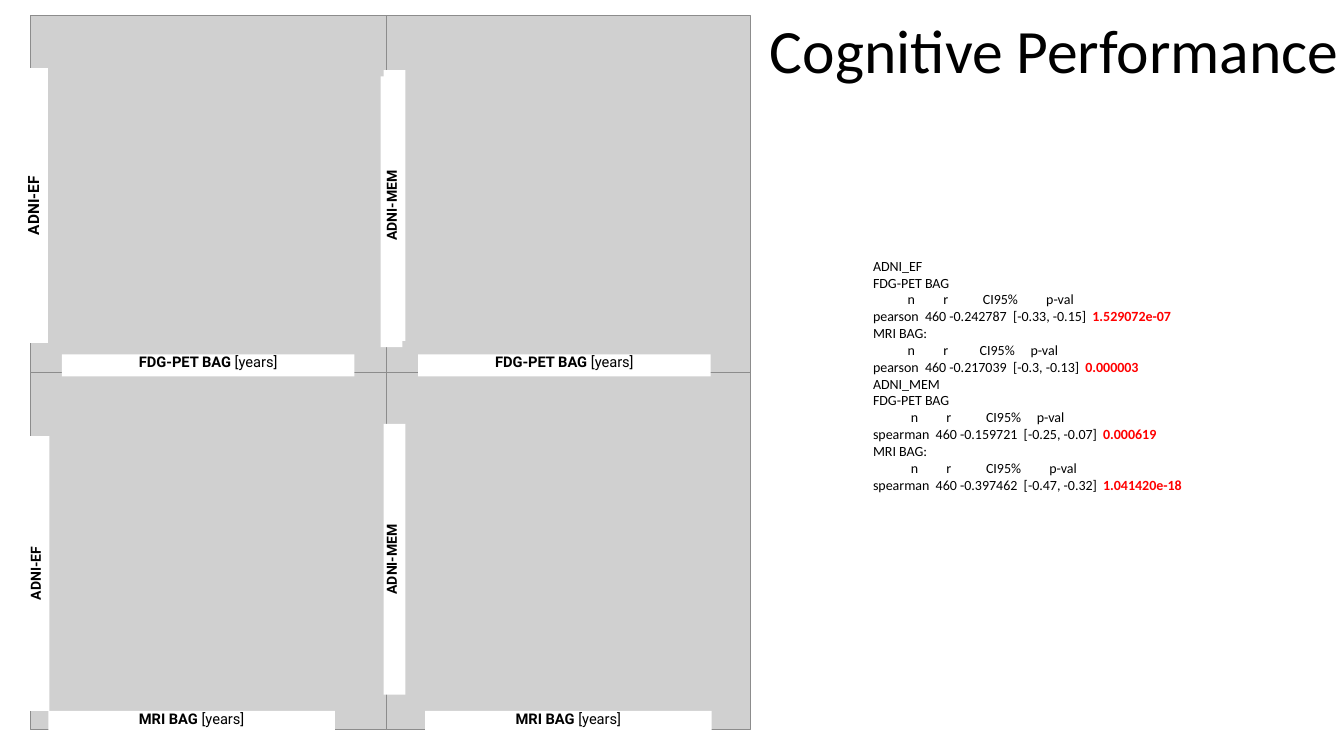
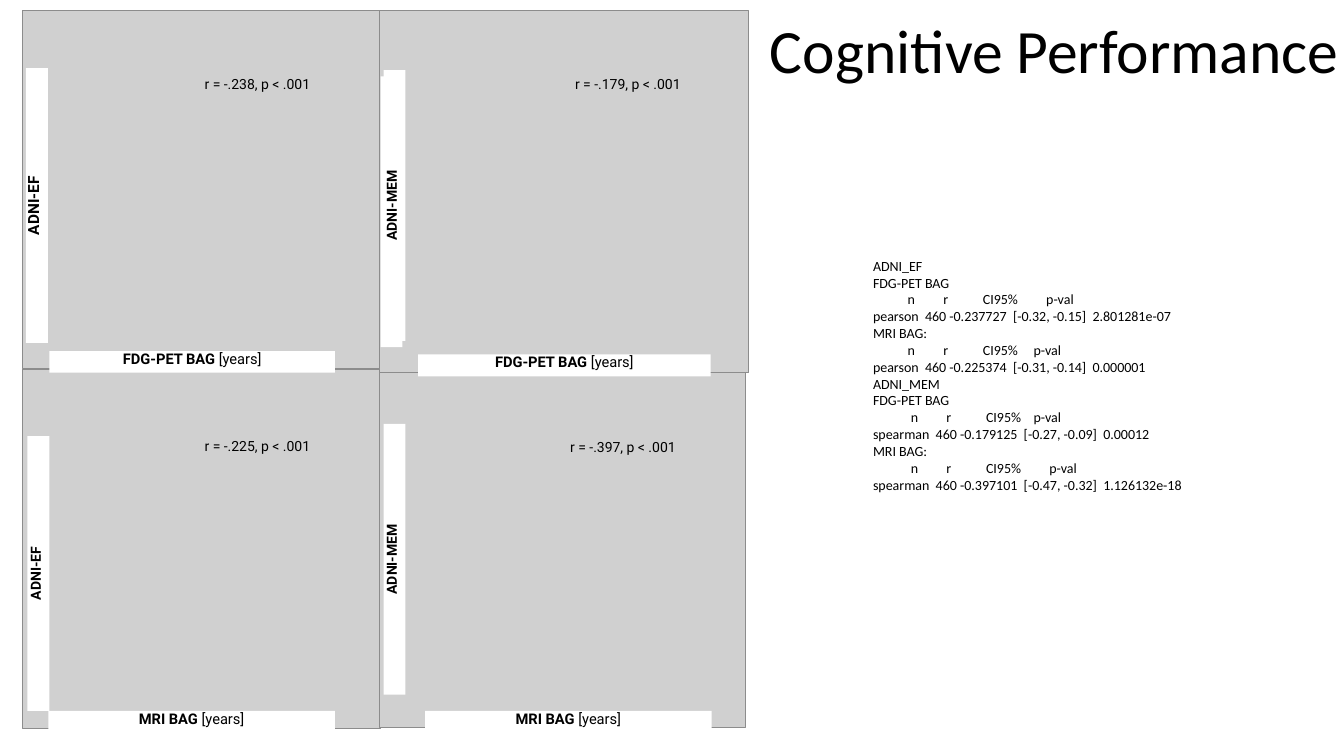
Before and after one commit to elenadoe/Brain_Age_PET_MRI, a slide deck: slide 19 of results/Results PET MR Age.pptx (slide 15 before the commit). Drawn at 1344x756 pixels with LibreOffice and Linux fonts; fonts in the diff are those of the drawing; grey boxes stand for pictures. Boxes give left, top, right and bottom in pixels: in the first picture for what was removed or moved away, otherwise in the second. Text is boxed around its words. In the diff, an @@ line names an element or a change of style, - is before the commit and + after.

Commit message:
make figures

```diff
--- a/results/Results PET MR Age.pptx
+++ b/results/Results PET MR Age.pptx
@@ picture: place and size @@
-picture at box(30, 16, 386, 373)
+picture at box(22, 11, 379, 369)
@@ picture: place and size @@
-picture at box(386, 16, 750, 373)
+picture at box(380, 11, 749, 373)
@@ text added at box(205, 79, 310, 92), 10 pt, text #000000 @@
+r = -.238, p < .001
@@ text added at box(575, 79, 680, 92), 10 pt, text #000000 @@
+r = -.179, p < .001
@@ text at box(873, 311, 1171, 324): text changed @@
-pearson 460 -0.242787 [-0.33, -0.15] 1.529072e-07
+pearson 460 -0.237727 [-0.32, -0.15] 2.801281e-07
@@ rectangle "FDG-PET BAG [years]": place and size @@
-rectangle "FDG-PET BAG [years]" at box(63, 355, 355, 377)
+rectangle "FDG-PET BAG [years]" at box(49, 351, 335, 372)
@@ picture: place and size @@
-picture at box(30, 373, 386, 730)
+picture at box(22, 369, 380, 728)
@@ picture: place and size @@
-picture at box(386, 373, 750, 730)
+picture at box(380, 370, 746, 728)
@@ text at box(873, 362, 1146, 375): text changed @@
-pearson 460 -0.217039 [-0.3, -0.13] 0.000003
+pearson 460 -0.225374 [-0.31, -0.14] 0.000001
@@ text added at box(205, 441, 310, 454), 10 pt, text #000000 @@
+r = -.225, p < .001
@@ text added at box(570, 442, 675, 455), 10 pt, text #000000 @@
+r = -.397, p < .001
@@ text at box(873, 429, 1149, 442): text changed @@
-spearman 460 -0.159721 [-0.25, -0.07] 0.000619
+spearman 460 -0.179125 [-0.27, -0.09] 0.00012
@@ text at box(873, 480, 1181, 493): text changed @@
-spearman 460 -0.397462 [-0.47, -0.32] 1.041420e-18
+spearman 460 -0.397101 [-0.47, -0.32] 1.126132e-18
```
Also in this commit, not shown: 8 other slides changed, 7 slides added, 2 slides removed.
